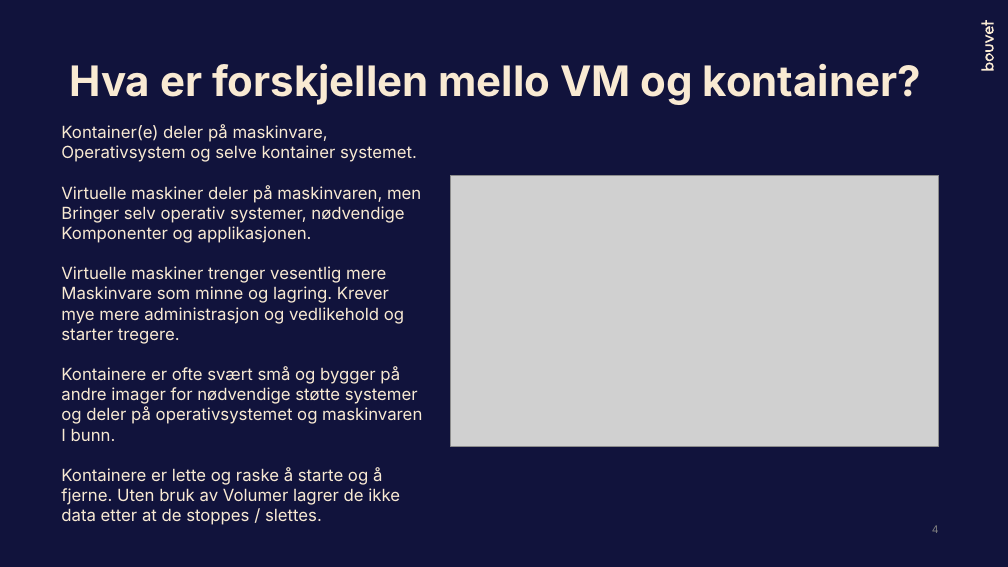
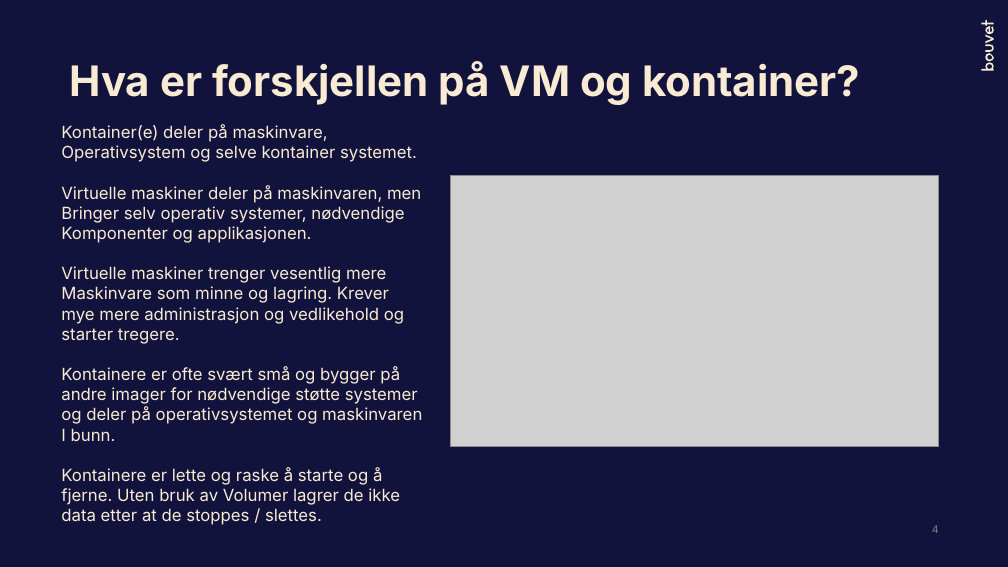
Before and after one commit to Bouvet-deler/container-workshop, a slide deck: slide 4 of part1/DockerWorkshop_Høsten2023.pptx. Drawn at 1008x567 pixels with LibreOffice and Linux fonts; fonts in the diff are those of the drawing; grey boxes stand for pictures. Boxes give left, top, right and bottom in pixels: in the first picture for what was removed or moved away, otherwise in the second. Text is boxed around its words. In the diff, an @@ line names an element or a change of style, - is before the commit and + after.

```diff
--- a/part1/DockerWorkshop_Høsten2023.pptx
+++ b/part1/DockerWorkshop_Høsten2023.pptx
@@ title at (x1=69, y1=61, x2=860, y2=105): text changed @@
-Hva er forskjellen mello VM og kontainer?
+Hva er forskjellen på VM og kontainer?
```
Also in this commit, not shown: 7 slides added, 1 other file.
